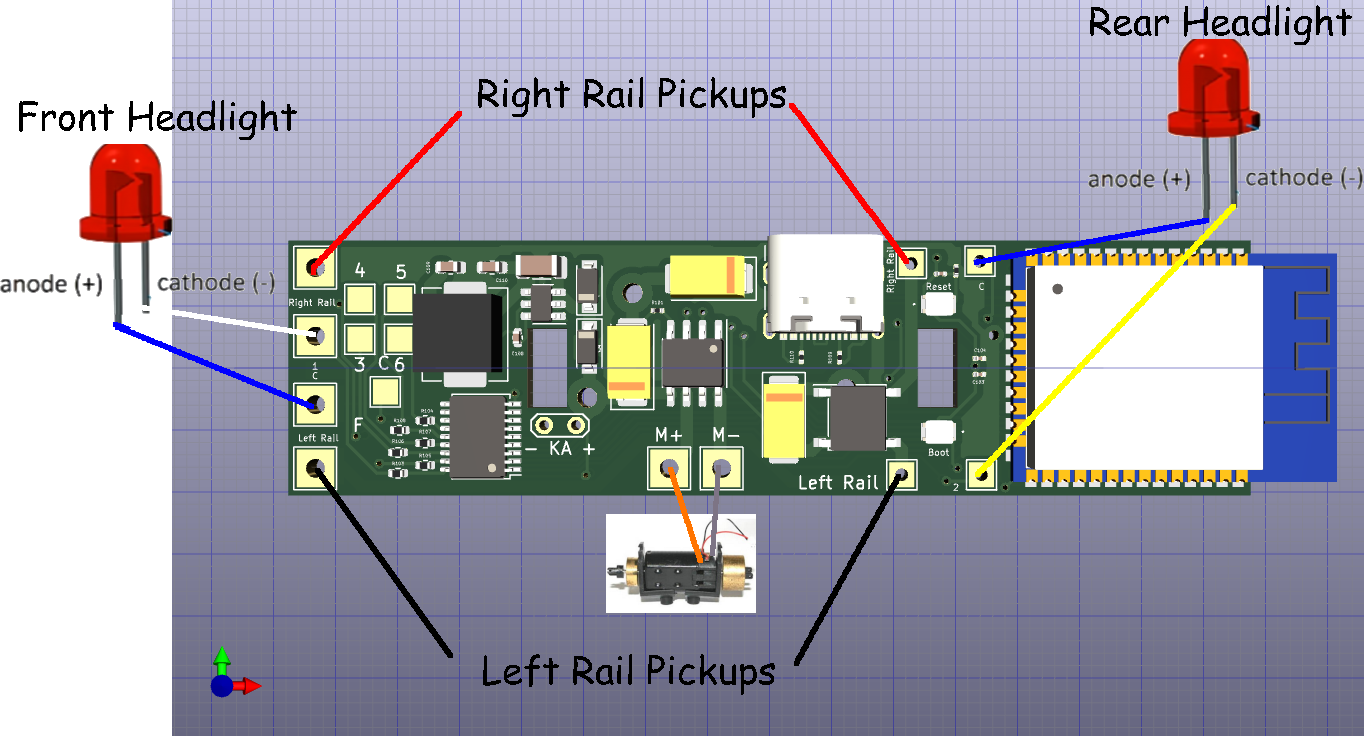
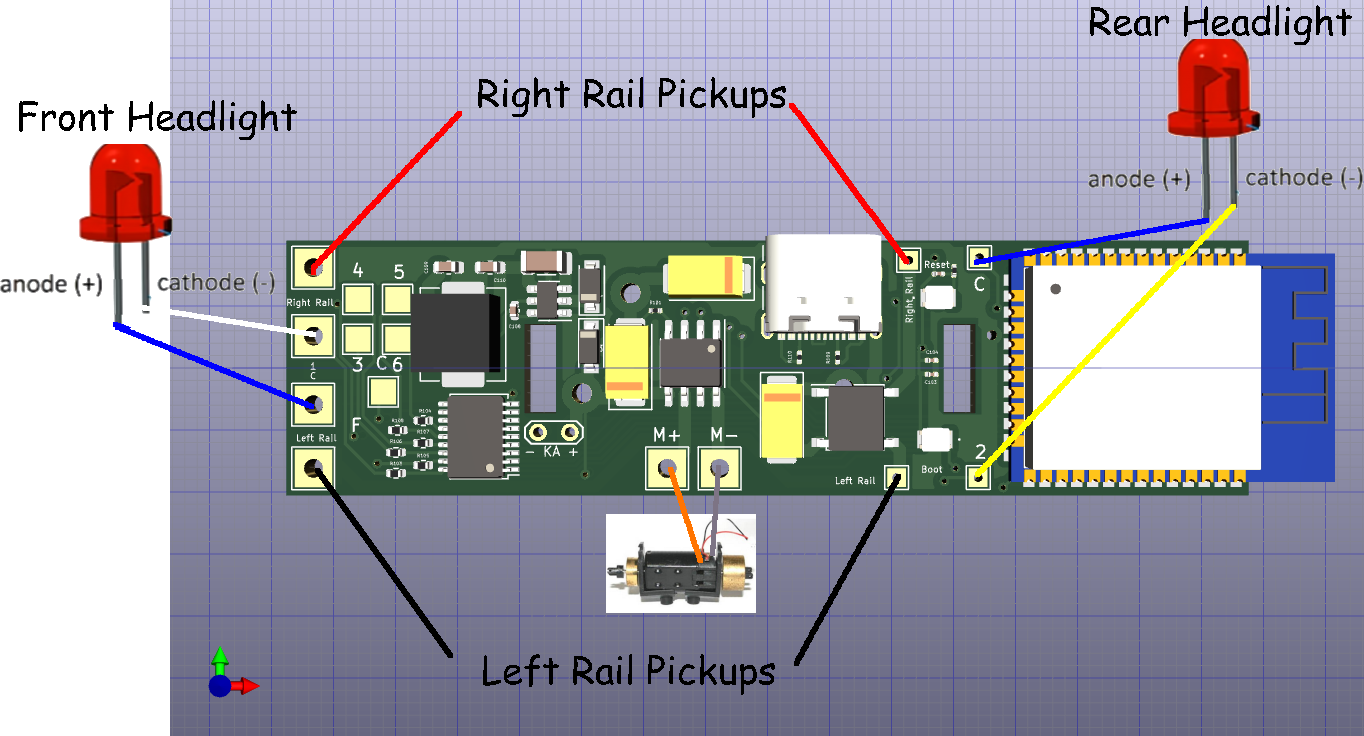
Layers edited between the first and the second 1364 x 736 image:
painted on "AtlasLightBoardWiFiLCCTraction_Top3D.png" over 170, 0, 1363, 736
